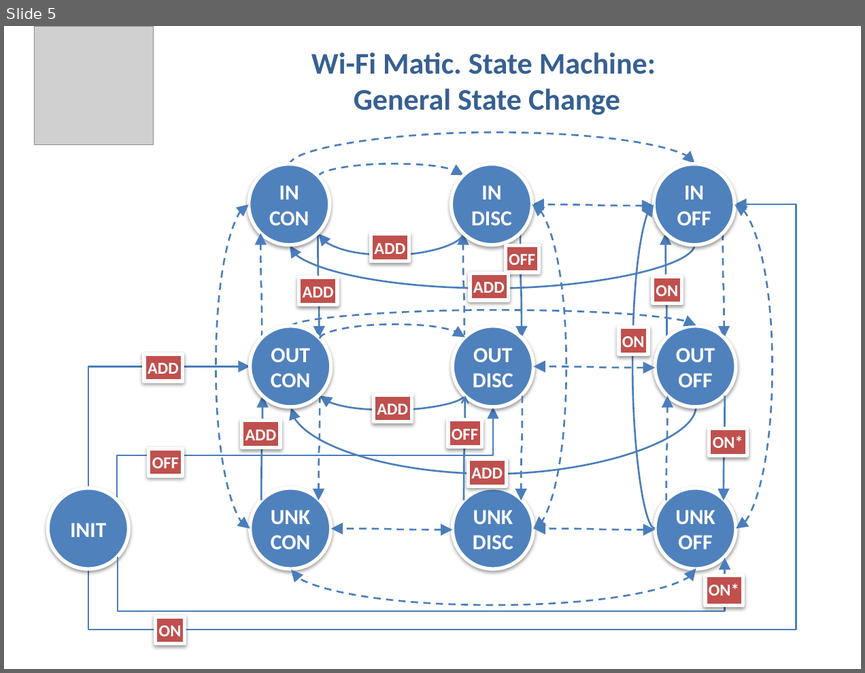
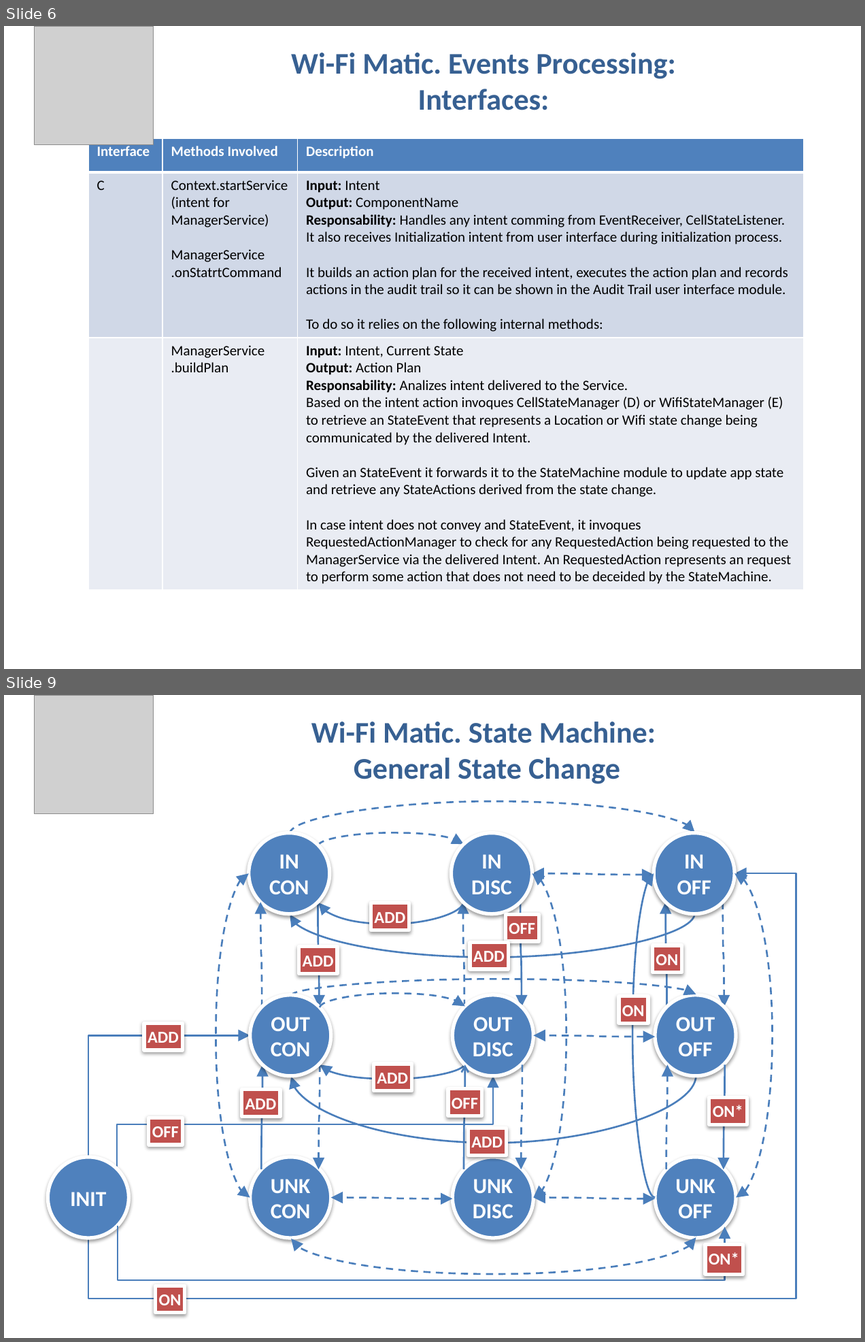
Before and after one commit to arqam/wifimatic-android, a slide deck: doc/Wi-Fi Matic Design.pptx. Shown one above the other, each under a label of ours: slide 5 before the commit, slides 6 and 9 after it; the slides between them are not shown. The pictures are 865x673 and 865x1342 pixels, drawn with LibreOffice and Linux fonts; fonts in the diff are those of the drawing; grey boxes stand for pictures. Boxes give left, top, right and bottom in pixels: in the first picture for what was removed or moved away, otherwise in the second. Text is boxed around its words. In the diff, an @@ line names an element or a change of style, - is before the commit and + after.

```diff
--- a/doc/Wi-Fi Matic Design.pptx
+++ b/doc/Wi-Fi Matic Design.pptx
@@ slide 6 added at [4, 26, 861, 669], background #FFFFFF @@
@@ picture added at [34, 26, 153, 145] @@
@@ title added at [291, 53, 675, 110], 25.2 pt, text #376092, bold @@
+Wi-Fi Matic. Events Processing:
+Interfaces:
@@ table added at [88, 138, 804, 586], 3 rows, 3 columns @@
+Interface | Methods Involved | Description
+C | Context.startService (intent for ManagerService) / ManagerService / .onStatrtCommand | Input: Intent / Output: ComponentName / Responsability: Handles any intent comming from EventReceiver, CellStateListener. It also receives Initialization intent from user interface during initialization process. / It builds an action plan for the received intent, executes the action plan and records actions in the audit trail so it can be shown in the Audit Trail user interface module. / To do so it relies on the following internal methods:
+ | ManagerService / .buildPlan | Input: Intent, Current State / Output: Action Plan / Responsability: Analizes intent delivered to the Service. / Based on the intent action invoques CellStateManager (D) or WifiStateManager (E) to retrieve an StateEvent that represents a Location or Wifi state change being communicated by the delivered Intent. / Given an StateEvent it forwards it to the StateMachine module to update app state and retrieve any StateActions derived from the state change. / In case intent does not convey and StateEvent, it invoques RequestedActionManager to check for any RequestedAction being requested to the ManagerService via the delivered Intent. An RequestedAction represents an request to perform some action that does not need to be deceided by the StateMachine.
@@ what was slide 5 is now slide 9 @@
```
Also in this commit, not shown: 5 slides changed, 2 other slides added.
